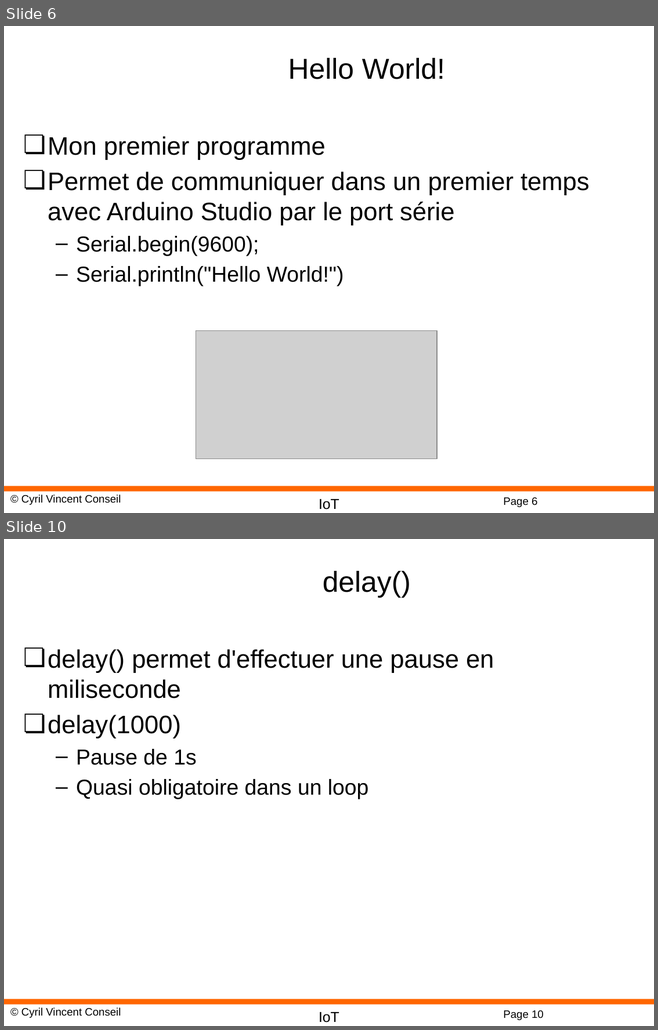
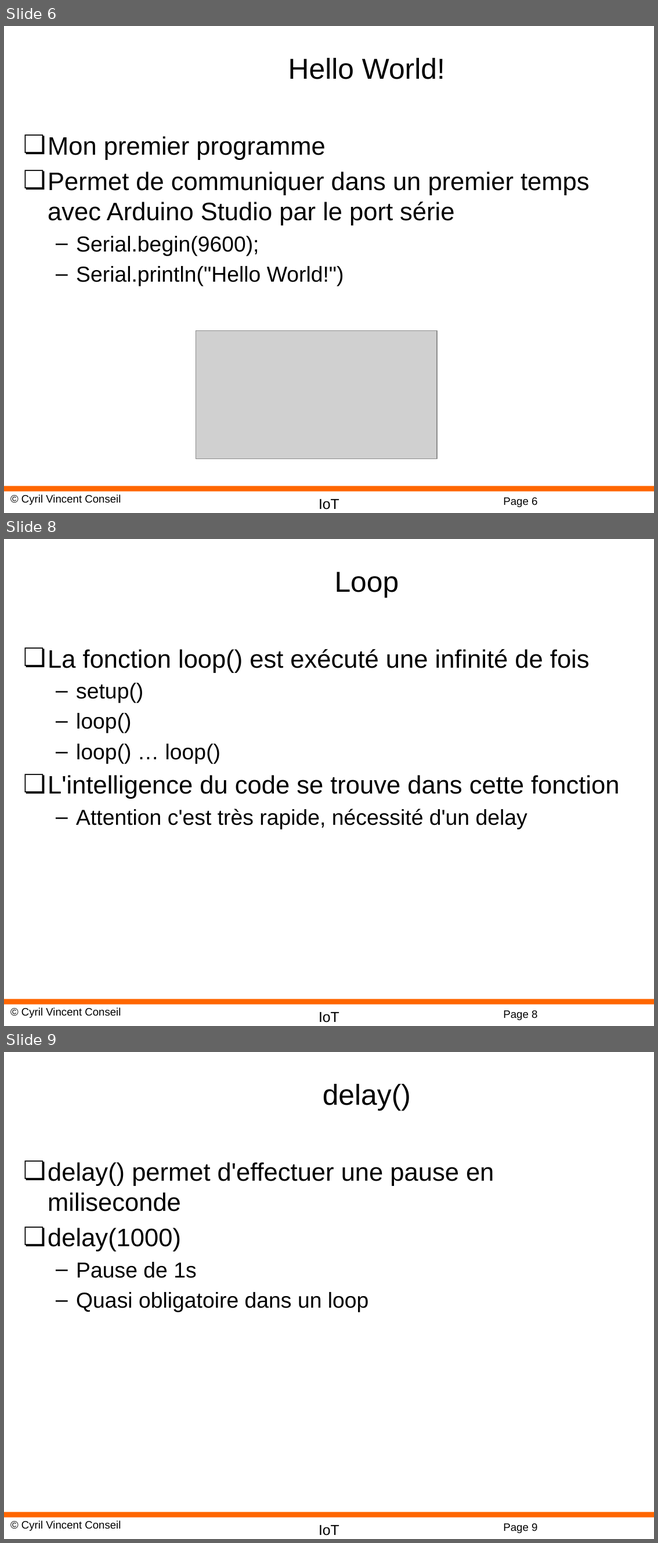
Before and after one commit to cyrilvincent/IoT, a slide deck: ppt/IoT04-ArduinoDev.pptx. Shown one above the other, each under a label of ours: slides 6 and 10 before the commit, slides 6, 8 and 9 after it; the slides between them are not shown. The pictures are 658x1030 and 658x1543 pixels, drawn with LibreOffice and Linux fonts; fonts in the diff are those of the drawing; grey boxes stand for pictures; background and template pictures are left out. Boxes give left, top, right and bottom in pixels: in the first picture for what was removed or moved away, otherwise in the second. Text is boxed around its words. In the diff, an @@ line names an element or a change of style, - is before the commit and + after.

```diff
--- a/ppt/IoT04-ArduinoDev.pptx
+++ b/ppt/IoT04-ArduinoDev.pptx
@@ slide 8 added at box(4, 539, 654, 1026), background #FFFFFF; not listed: 4 template elements that a slide beside it also shows @@
@@ title added at box(335, 571, 399, 598), 32 pt, text #000000 @@
+Loop
@@ text added at box(48, 649, 619, 830), 28 pt, text #000000 @@
+❏ La fonction loop() est exécuté une infinité de fois
+  – setup()
+  – loop()
+  – loop() … loop()
+❏ L'intelligence du code se trouve dans cette fonction
+  – Attention c'est très rapide, nécessité d'un delay
@@ what was slide 10 is now slide 9 @@
@@ page number at box(503, 1524, 537, 1533): text changed @@
-Page 10
+Page 9
```
Also in this commit, not shown: 2 slides changed, 1 other slide added, 2 other files.
